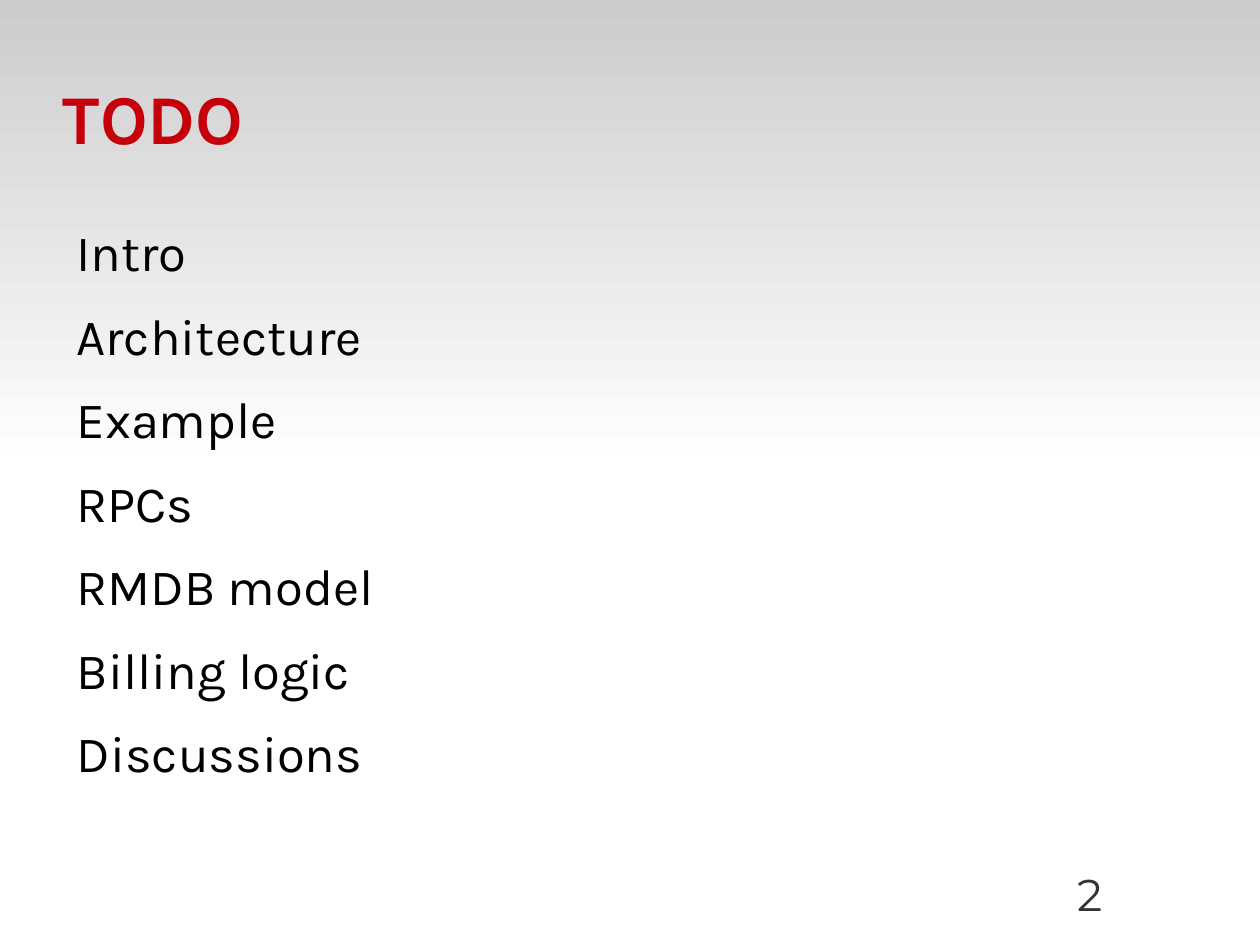
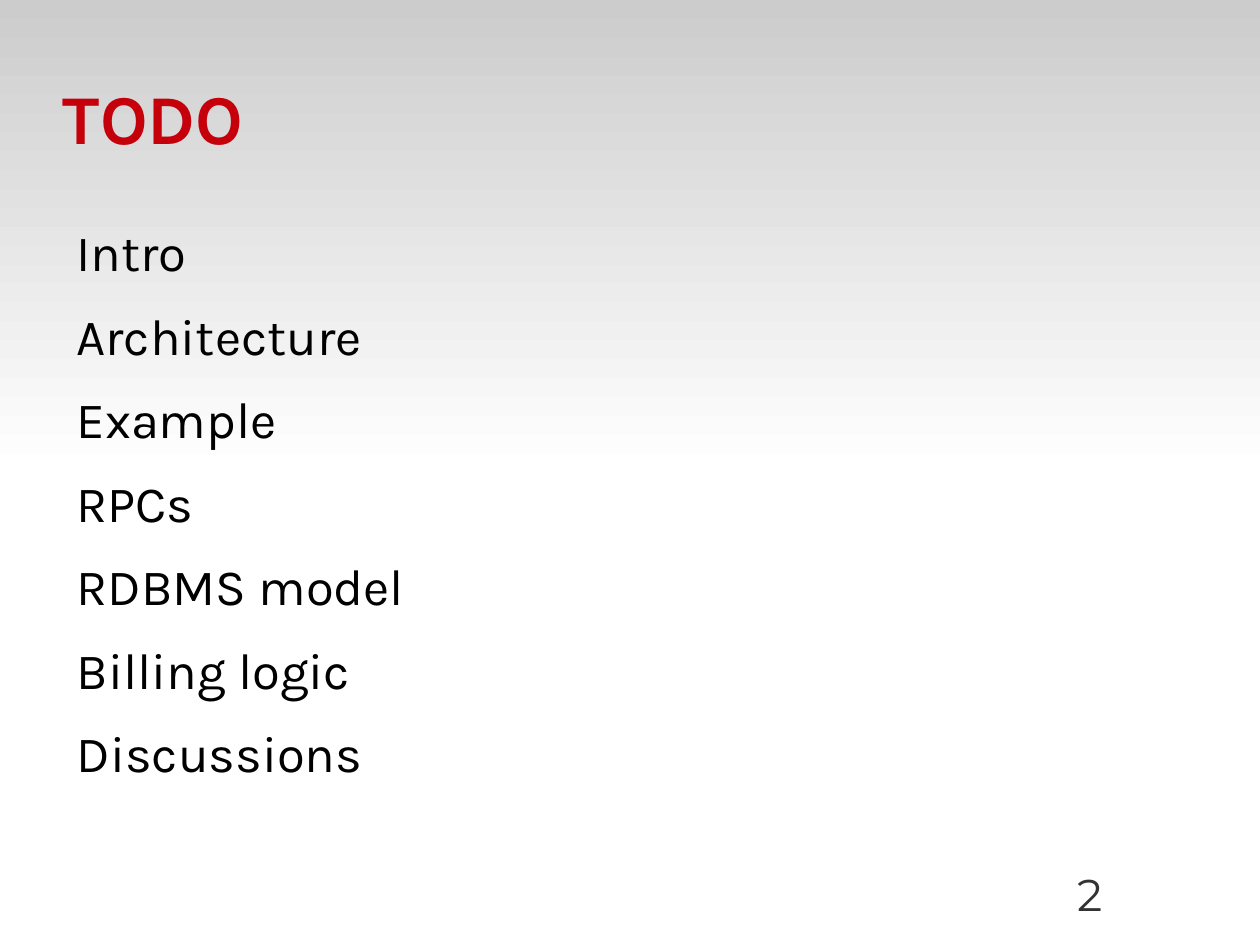
Before and after one commit to zyluo/talk-OSDS-2012, a slide deck: slide 2 of OSDS-2012-SF-dough-LZY.odp. Drawn at 1260x945 pixels with LibreOffice and Linux fonts; fonts in the diff are those of the drawing; background and template pictures are left out. Boxes give left, top, right and bottom in pixels: in the first picture for what was removed or moved away, otherwise in the second. Text is boxed around its words. In the diff, an @@ line names an element or a change of style, - is before the commit and + after.

Commit message:
Fix subscribtion typo

```diff
--- a/OSDS-2012-SF-dough-LZY.odp
+++ b/OSDS-2012-SF-dough-LZY.odp
@@ text at box(76, 570, 404, 606): text changed @@
-RMDB model
+RDBMS model
```
Also in this commit, not shown: 9 other slides changed, 1 slide added.
